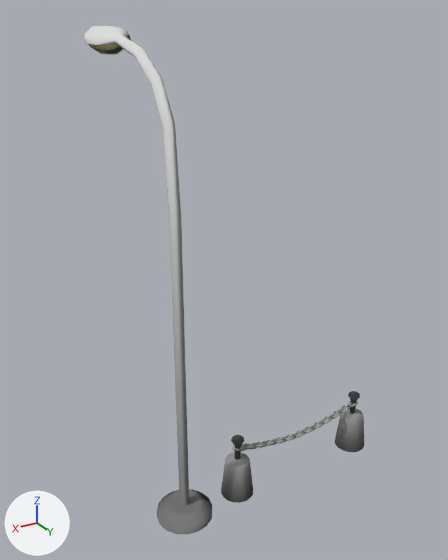
Before and after pictures for a commit that changed the Blender file src/features/city/street_props/street_props.blend.
Before and after are seen from a 50 mm lens placed at (4.94, 6.05, 6.45), pointed at (0.76, -0.91, 2.96). The axes (+X, +Y, +Z) are drawn at lower left. The lights are the same throughout. The picture after the commit comes second. Objects named as collision shapes, trigger or cutter boxes, shadow casters or lower levels of detail are left out.

Names of what the first picture shows: 'ChainFence', 'StreetLamp-col'.
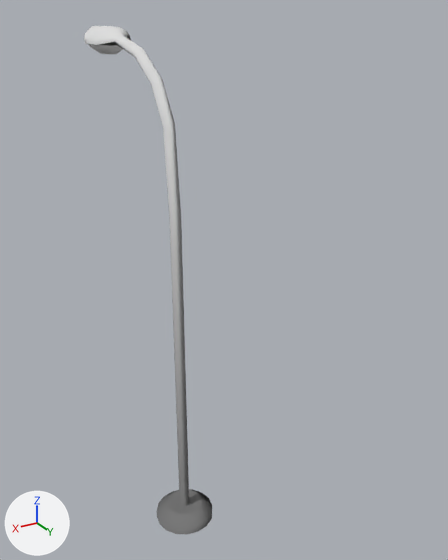
What the commit changed:
Object 'ChainFence' (ob_chainfence) is now hidden.

Location of each change, [x1, y1, x2, y2] in pixels of the pictures (448 x 560 px):
'ChainFence', hidden: before [221, 391, 364, 503]
